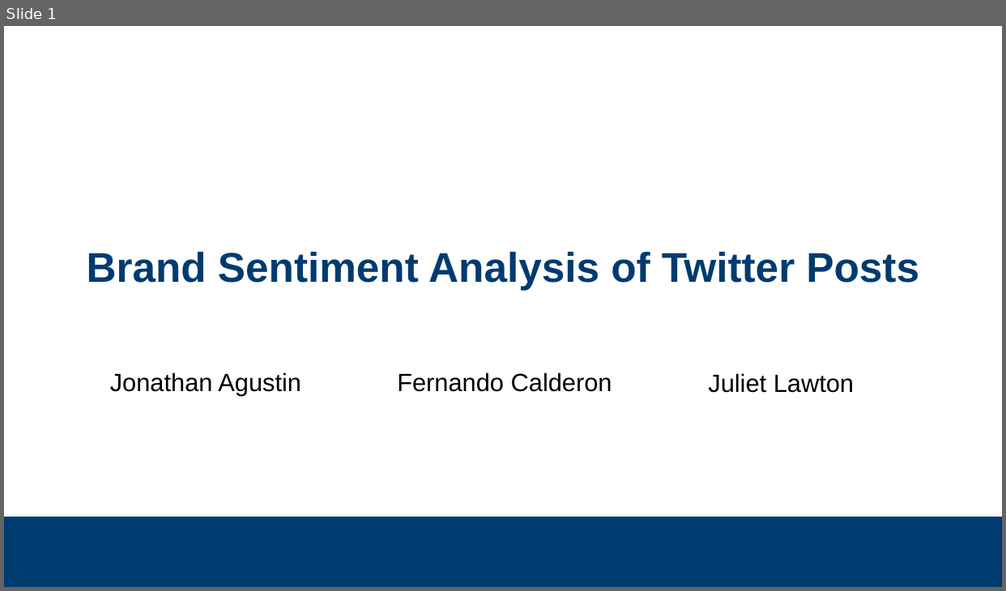
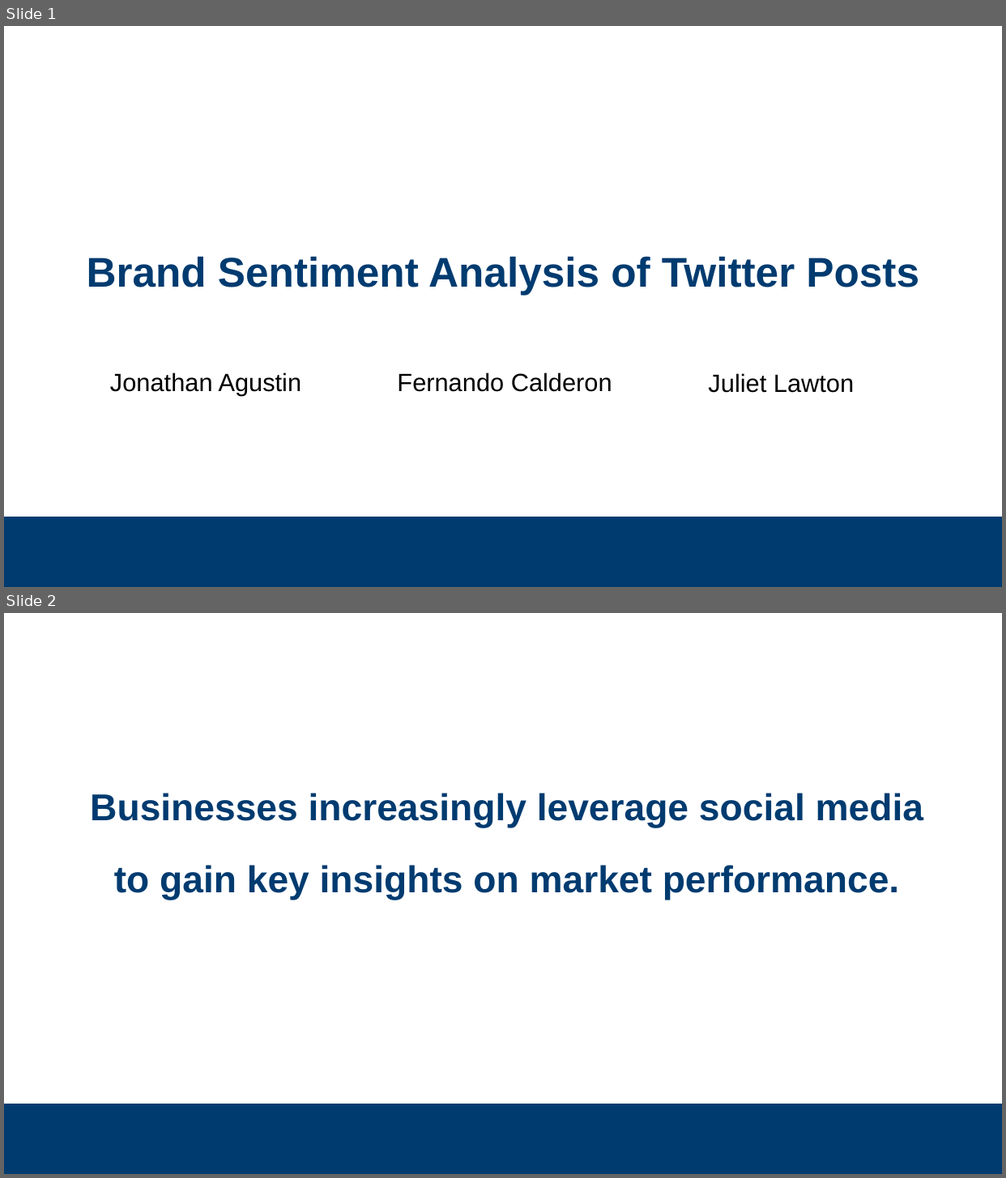
Before and after one commit to subsystem3/project, a slide deck: Final-Project-Team-2.pptx. Shown one above the other, each under a label of ours: slide 1 before the commit, slides 1 and 2 after it. The pictures are 1006x591 and 1006x1178 pixels, drawn with LibreOffice and Linux fonts; fonts in the diff are those of the drawing; background and template pictures are left out. Boxes give left, top, right and bottom in pixels: in the first picture for what was removed or moved away, otherwise in the second. Text is boxed around its words. In the diff, an @@ line names an element or a change of style, - is before the commit and + after.

```diff
--- a/Final-Project-Team-2.pptx
+++ b/Final-Project-Team-2.pptx
@@ slide 2 added at [4,613,1002,1174], background #FFFFFF; not listed: 1 template element that a slide beside it also shows @@
@@ text added at [90,793,923,901], 36 pt, text #003B70, bold @@
+  Businesses increasingly leverage social media to gain key insights on market performance.
@@ slide 1 changed as well @@
@@ title "Brand Sentiment Analysis of Twitter ..." at [87,256,919,295]: line spacing 42pt to 1.05 @@
```
Also in this commit, not shown: 14 other slides changed, 11 other slides added, 6 slides removed.
